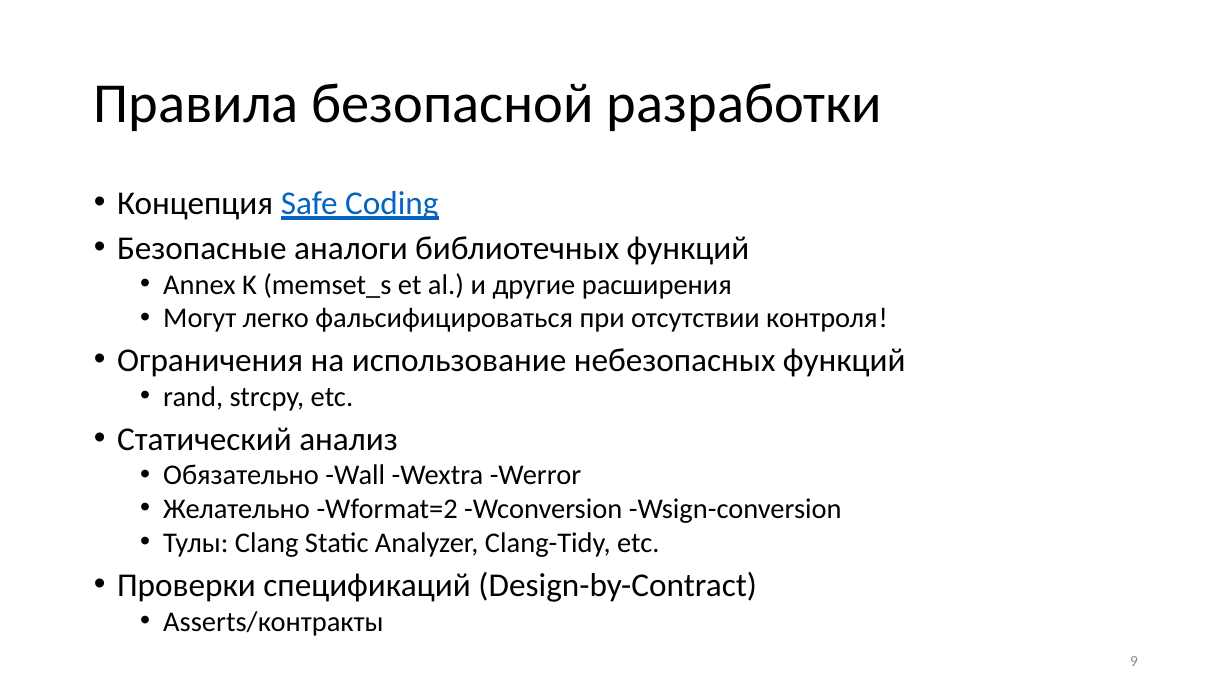
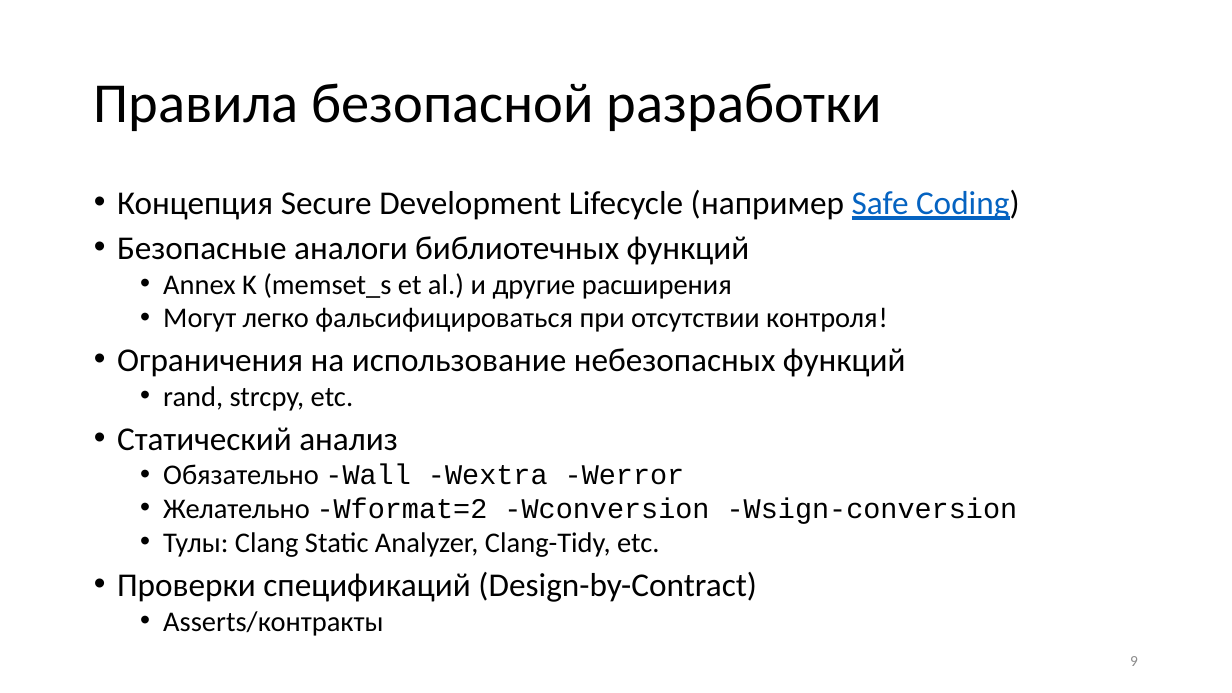
Before and after one commit to yugr/slides, a slide deck: slide 9 of CppZeroCost/2025/RU.pptx. Drawn at 1232x693 pixels with LibreOffice and Linux fonts; fonts in the diff are those of the drawing. Boxes give left, top, right and bottom in pixels: in the first picture for what was removed or moved away, otherwise in the second. Text is boxed around its words. In the diff, an @@ line names an element or a change of style, - is before the commit and + after.

```diff
--- a/CppZeroCost/2025/RU.pptx
+++ b/CppZeroCost/2025/RU.pptx
@@ text at (x1=117, y1=190, x2=1020, y2=220): text changed; text colour #0563C1 to #000000 @@
-• Концепция Safe Coding
+• Концепция Secure Development Lifecycle (например Safe Coding)
@@ text at (x1=163, y1=464, x2=1018, y2=524): font Calibri to Courier New in "-Wall -Wextra -Werror", "-Wformat=2 -Wconversion -Wsign-conversion" @@
```
Also in this commit, not shown: 36 other slides changed, 1 slide added, 4 other files.
